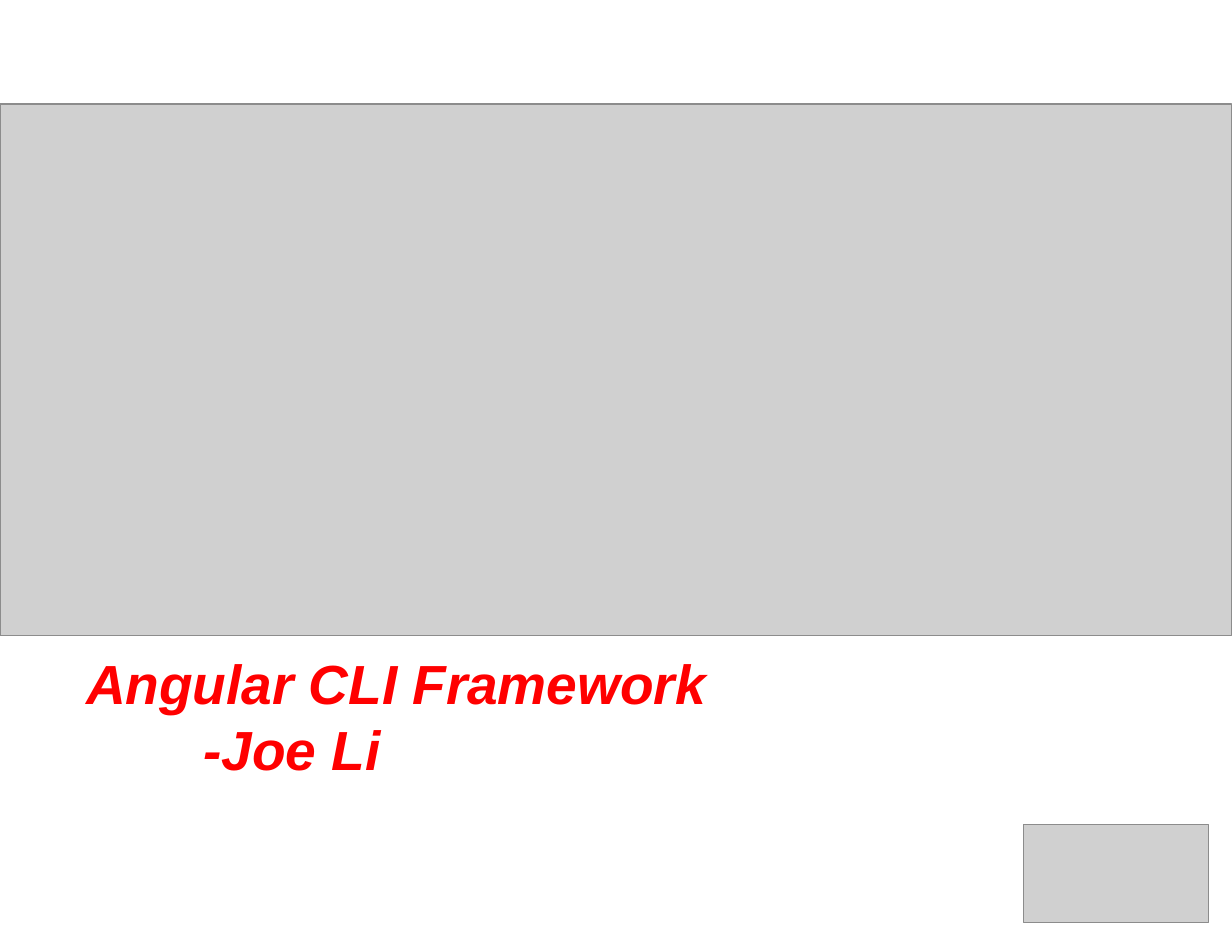
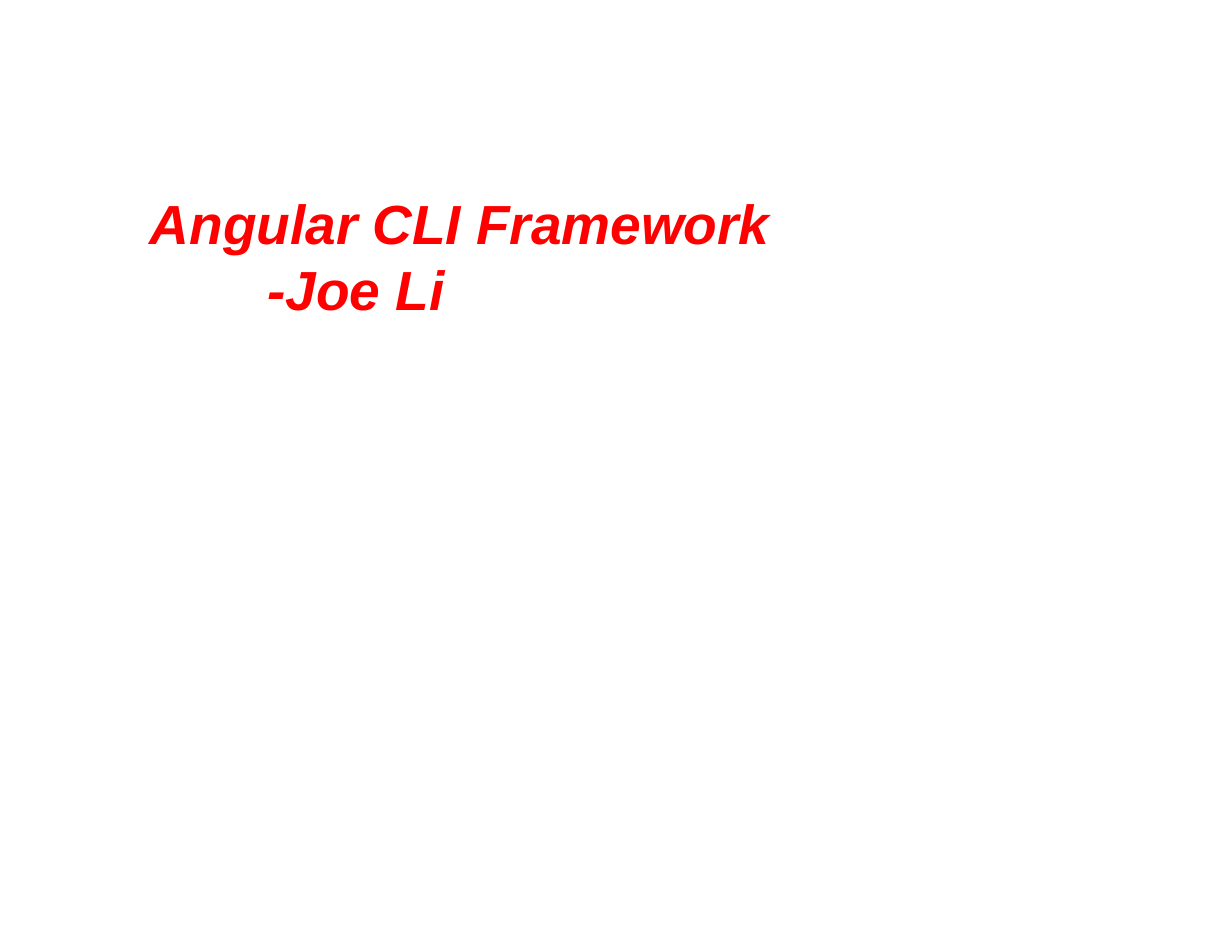
Before and after one commit to joylea/documents, a slide deck: slide 1 of Angular cli Framework.pptx. Drawn at 1232x939 pixels with LibreOffice and Linux fonts; fonts in the diff are those of the drawing; grey boxes stand for pictures. Boxes give left, top, right and bottom in pixels: in the first picture for what was removed or moved away, otherwise in the second. Text is boxed around its words. In the diff, an @@ line names an element or a change of style, - is before the commit and + after.

```diff
--- a/Angular cli Framework.pptx
+++ b/Angular cli Framework.pptx
@@ picture removed at [0,104,1232,636] @@
@@ text "Angular CLI Framework": place and size @@
-text "Angular CLI Framework" at [86,664,706,771]
+text "Angular CLI Framework" at [150,204,769,311]
@@ picture removed at [1023,824,1207,922] @@
```
Also in this commit, not shown: 20 other slides changed, 1 slide added.
